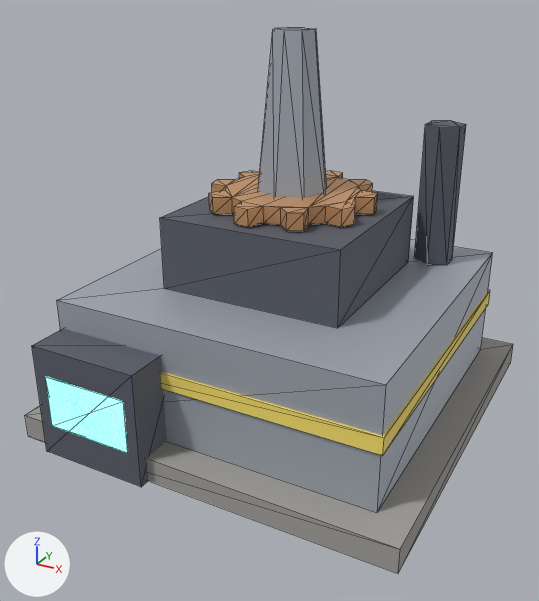
An edit to the glTF model arte/modelos/maquinas/broca_minerio/broca_minerio_sem_textura.glb, drawn before and after from the same camera.
One viewpoint serves both versions: a 50 mm lens placed at (1.57, -3.09, 2.08), pointed at (-0.02, -0.19, 0.63). The lights are fixed; the arrows at lower left show +X, +Y and +Z. The first picture is the older version. Mesh edges are drawn as thin lines. Where no turn or scale is listed for an object, it has been applied to the vertices. Vertices at exactly the same position are counted once.

The older version as bpy lines, for what is in view:
```python
me_broca_minerio_corpo = bpy.data.meshes.new('broca_minerio_corpo')
me_broca_minerio_corpo.from_pydata(...)  # 60 vertices, 92 faces; spans x -0.95..0.95, y -1.0..0.95, z 0.0..1.4
# faces by material slot: [12, 44, 12, 12, 12]
me_broca_minerio_corpo.materials.append(mat_p_concreto)  # grey #a2a09b
me_broca_minerio_corpo.materials.append(mat_p_escuro)  # dark grey #595d69
me_broca_minerio_corpo.materials.append(mat_p_metal)  # light grey #adb5bf
me_broca_minerio_corpo.materials.append(mat_p_faixa)  # yellow #f9e16c
me_broca_minerio_corpo.materials.append(mat_p_cristal)  # cyan #6cffe1, glowing cyan #6cffe1
# before: 16 (-0.22, -1.0, 0.0) at pixel (141, 487), 17 (-0.78, -1.0, 0.0) at pixel (46, 451), 32 (-0.78, -1.0, 0.56) at pixel (31, 345), 33 (-0.22, -1.0, 0.56) at pixel (131, 375)
me_broca_minerio_rotor = bpy.data.meshes.new('broca_minerio_rotor')
me_broca_minerio_rotor.from_pydata(...)  # 96 vertices, 184 faces; spans x -0.398..0.398, y -0.4..0.4, z -0.05..0.75
# faces by material slot: [28, 156]
me_broca_minerio_rotor.materials.append(mat_p_metal)  # light grey #adb5bf
me_broca_minerio_rotor.materials.append(mat_p_cobre)  # beige #e5ad7c
ob_broca_minerio_corpo = bpy.data.objects.new('broca_minerio_corpo', me_broca_minerio_corpo)
ob_broca_minerio_corpo.location = (0.0, 0.0, 0.0)
ob_broca_minerio_rotor = bpy.data.objects.new('broca_minerio_rotor', me_broca_minerio_rotor)
ob_broca_minerio_rotor.location = (0.0, 0.0, 1.1)
```
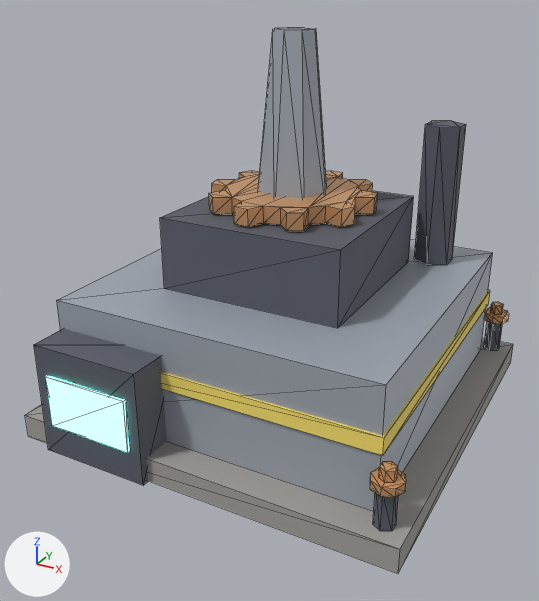
The change, as a diff of the scene's bpy script:
```diff
--- a/arte/modelos/maquinas/broca_minerio/broca_minerio_sem_textura.glb.py
+++ b/arte/modelos/maquinas/broca_minerio/broca_minerio_sem_textura.glb.py
@@ me_broca_minerio_corpo @@
 # used by ob_broca_minerio_corpo; location = (0.0, 0.0, 0.0)
 # verts and faces of me_broca_minerio_corpo; kept vertices keep their numbers, new ones are numbered from 60
-me_broca_minerio_corpo.from_pydata(...)  # 60 vertices, 92 faces; spans x -0.95..0.95, y -1.0..0.95, z 0.0..1.4
+me_broca_minerio_corpo.from_pydata(...)  # 180 vertices, 296 faces; spans x -0.95..0.95, y -1.0..0.95, z 0.0..1.4
+# me_broca_minerio_corpo part 1: a new loose piece, a 6-sided cylinder along z spanning x 0.811..0.889, y -0.895..-0.805, z 0.12..0.3, in mat_p_escuro (dark grey #595d69)
+# me_broca_minerio_corpo part 2: a new loose piece, a 6-sided cylinder along z spanning x 0.811..0.889, y 0.805..0.895, z 0.12..0.3, in mat_p_escuro (dark grey #595d69)
+# me_broca_minerio_corpo part 3: a new loose piece, an 8-sided cylinder along z spanning x 0.78..0.92, y -0.92..-0.78, z 0.3..0.34, in mat_p_cobre (beige #e5ad7c)
+# me_broca_minerio_corpo part 4: a new loose piece, a 6-sided cylinder along z spanning x 0.82..0.88, y -0.885..-0.815, z 0.34..0.39, in mat_p_cobre (beige #e5ad7c)
+# me_broca_minerio_corpo part 5: a new loose piece, an 8-sided cylinder along z spanning x 0.78..0.92, y 0.78..0.92, z 0.3..0.34, in mat_p_cobre (beige #e5ad7c)
+# me_broca_minerio_corpo part 6: a new loose piece, a 6-sided cylinder along z spanning x 0.82..0.88, y 0.815..0.885, z 0.34..0.39, in mat_p_cobre (beige #e5ad7c)
+# me_broca_minerio_corpo part 7
+for i in [16, 17, 32, 33]: verts[i] += (0.0, 0.01, 0.0)
+# other edits to the shape of me_broca_minerio_corpo do not show in these pictures
 me_broca_minerio_corpo.materials.append(mat_p_concreto)
@@ me_broca_minerio_corpo @@
 me_broca_minerio_corpo.materials.append(mat_p_cristal)
+me_broca_minerio_corpo.materials.append(mat_p_cobre)  # beige #e5ad7c
```

What differs and where, as boxes (x1, y1, x2, y2) in the pictures (539 x 601 px; the box of a moved part takes in the faces that stretch with it):
part 1 of me_broca_minerio_corpo, added: after (373, 493, 398, 531)
part 2 of me_broca_minerio_corpo, added: after (484, 322, 503, 351)
part 3 of me_broca_minerio_corpo, added (beige): after (370, 467, 406, 498)
part 4 of me_broca_minerio_corpo, added: after (379, 462, 398, 483)
part 5 of me_broca_minerio_corpo, added: after (484, 307, 509, 324)
part 6 of me_broca_minerio_corpo, added: after (490, 302, 504, 315)
part 7 of me_broca_minerio_corpo, moved or reshaped: before (32, 328, 167, 487); after (34, 328, 167, 485)
